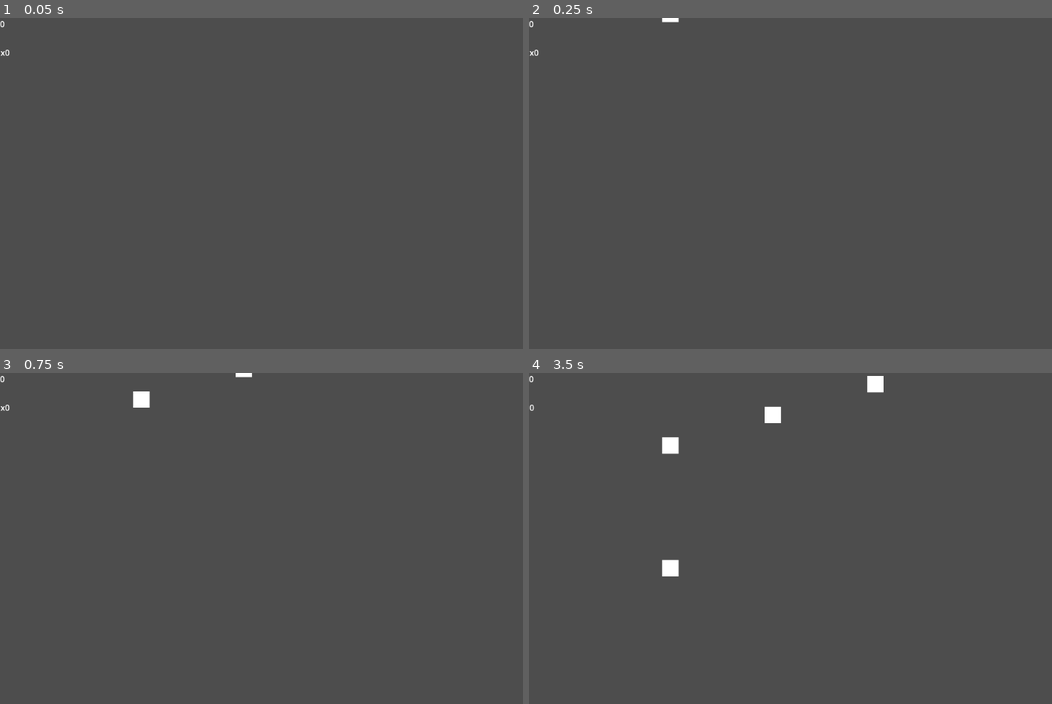
Above: before the commit, frames 1-4 (two rows, left to right).
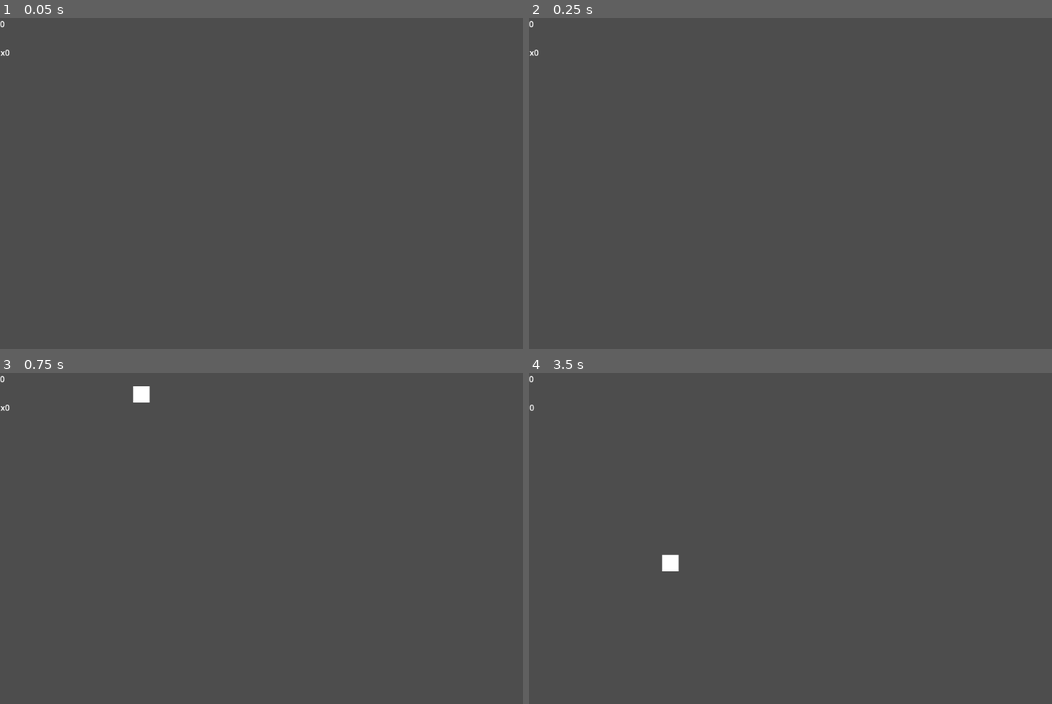
Above: after the commit, the same moments.

Repository: javier-adrian/UPLBGJ
Game: Godot game, scene res://scenes/level/level.tscn
Two runs of this game, one before a commit and one after it. Both use one fixed random seed, a clock stepped at 60 frames per second and the inputs below. This scene is started directly instead of the project's main scene. Sound files missing from this copy of the repository are replaced by a short silence.
Inputs:
- Up to frame 1 (0.05 s): no input
- Up to frame 2 (0.25 s): no input
- Up to frame 3 (0.75 s): hold Right (right) from 0.53 s (still down); tap Space (playing) at 0.6 s
- Up to frame 4 (3.5 s): release Right (right) at 1.28 s; hold Down (down) 1.28-2.03 s; tap Space (playing) at 1.35, 2.1, 2.85 s; hold Right (right) 2.03-2.78 s; hold Up (up) from 2.78 s (still down)

Frame 1 is identical in both runs. In frame 2, less than 0.1% of the frame differs, in the area x 25-29%, y 0-2%; in frame 3, 0.1%; in frame 4, 0.6%, in the area x 25-68%, y 0-62%.

Commit message:
finish level sequence helper

Diff:
--- a/project.godot
+++ b/project.godot
@@ -39,13 +39,13 @@
 "deadzone": 0.2,
 "events": [Object(InputEventKey,"resource_local_to_scene":false,"resource_name":"","device":-1,"window_id":0,"alt_press …(195 unchanged characters)…
 , Object(InputEventKey,"resource_local_to_scene":false,"resource_name":"","device":-1,"window_id":0,"alt_pressed":false …(183 unchanged characters)…
-, Object(InputEventKey,"resource_local_to_scene":false,"reso …(131 unchanged characters)… d":false,"keycode":0,"physical_keycode":65,"key_label":0,"unicode":97,"location":0,"echo":false,"script":null)
+, Object(InputEventKey,"resource_local_to_scene":false,"reso …(131 unchanged characters)… d":false,"keycode":0,"physical_keycode":83,"key_label":0,"unicode":115,"location":0,"echo":false,"script":null)
 ]
 }
 down={
 "deadzone": 0.2,
 "events": [Object(InputEventKey,"resource_local_to_scene":false,"resource_name":"","device":-1,"window_id":0,"alt_press …(195 unchanged characters)…
-, Object(InputEventKey,"resource_local_to_scene":false,"reso …(131 unchanged characters)… d":false,"keycode":0,"physical_keycode":83,"key_label":0,"unicode":115,"location":0,"echo":false,"script":null)
+, Object(InputEventKey,"resource_local_to_scene":false,"reso …(131 unchanged characters)… d":false,"keycode":0,"physical_keycode":68,"key_label":0,"unicode":100,"location":0,"echo":false,"script":null)
 , Object(InputEventKey,"resource_local_to_scene":false,"resource_name":"","device":-1,"window_id":0,"alt_pressed":false …(183 unchanged characters)…
 ]
 }
@@ -59,7 +59,7 @@
 right={
 "deadzone": 0.2,
 "events": [Object(InputEventKey,"resource_local_to_scene":false,"resource_name":"","device":-1,"window_id":0,"alt_press …(195 unchanged characters)…
-, Object(InputEventKey,"resource_local_to_scene":false,"reso …(131 unchanged characters)… d":false,"keycode":0,"physical_keycode":68,"key_label":0,"unicode":100,"location":0,"echo":false,"script":null)
+, Object(InputEventKey,"resource_local_to_scene":false,"reso …(131 unchanged characters)… d":false,"keycode":0,"physical_keycode":70,"key_label":0,"unicode":102,"location":0,"echo":false,"script":null)
 , Object(InputEventKey,"resource_local_to_scene":false,"resource_name":"","device":-1,"window_id":0,"alt_pressed":false …(183 unchanged characters)…
 ]
 }
--- a/scenes/editor/editor.tscn
+++ b/scenes/editor/editor.tscn
@@ -6,3 +6,5 @@
 script = ExtResource("1_bc6i7")
 
 [node name="Player" type="AudioStreamPlayer" parent="."]
+
+[connection signal="finished" from="Player" to="." method="_on_player_finished"]
--- a/scripts/editor.gd
+++ b/scripts/editor.gd
@@ -3,9 +3,13 @@
 var editing: bool = false
 var title: String = "Rhythm Hell"
 
+var fall_delay: float = 4.66
+
+var key_output = [[], [], [], []]
+
 var info: Dictionary = {
 	"Rhythm Hell": {
-		"timings":  "[[0, 2],[0.5, 2.5],[1, 3],[1.5, 3.5]]",
+		"timings":  "[[4.75],[5.25],[5.75],[6.25]]",
 		"music": load("res://RhythmHell.wav")
 	}
 }
@@ -36,13 +40,19 @@
 					key_name = "right"
 
 			for delay in key:
-				spawn_note(key_name, delay)
+				spawn_note(key_name, delay - fall_delay)
 
 			index += 1
 
 func listener_press(key: String, index: int):
-	print(index)
+	# print(index, " " + str($Player.get_playback_position()))
+	# key_output[index].append($Player.get_playback_position() - fall_delay)
+	key_output[index].append($Player.get_playback_position())
 
 func spawn_note(key: String, delay: float):
 	await get_tree().create_timer(delay).timeout
 	Manager.spawn_note.emit(key)
+
+
+func _on_player_finished() -> void:
+	print(key_output)
